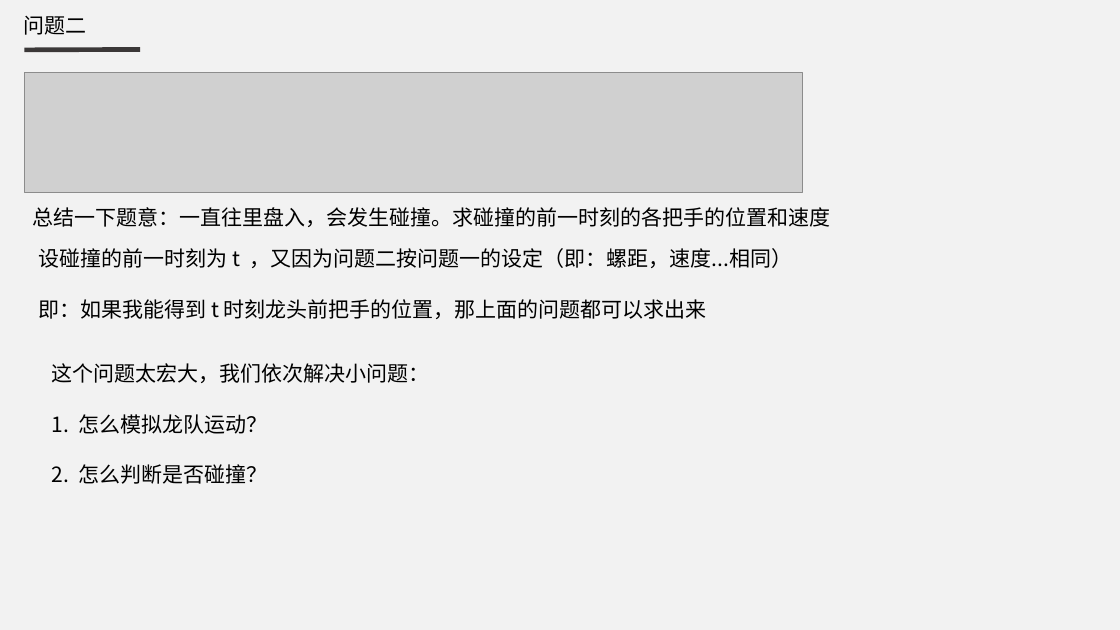
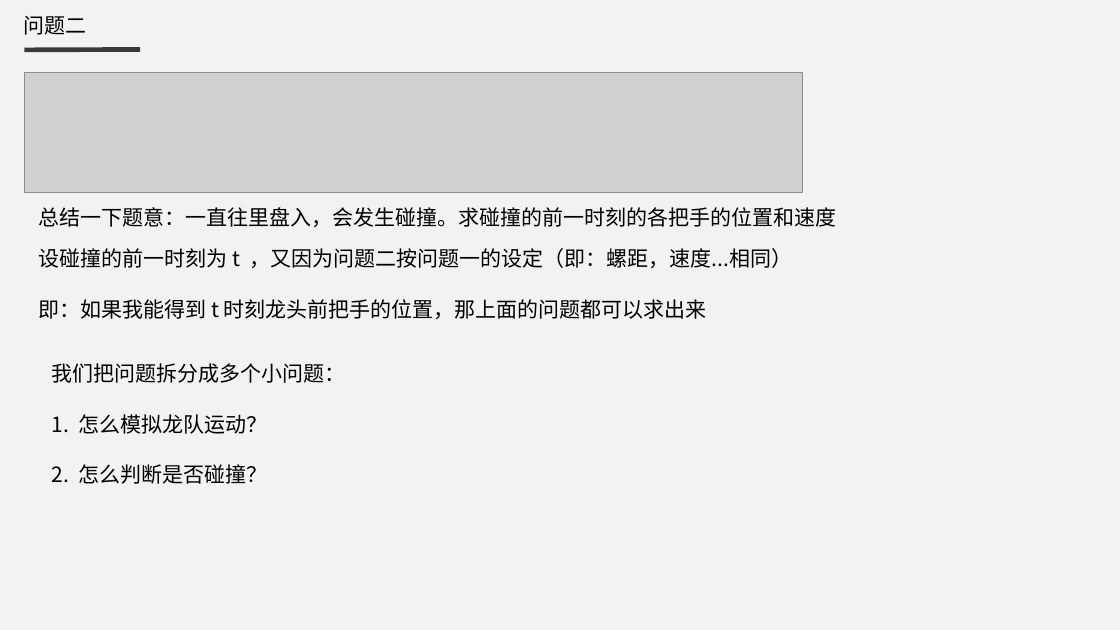
Before and after one commit to tanrun0/school_homework_code, a slide deck: slide 9 of 大数据导论/2024年国赛A题/2024国赛A题.pptx. Drawn at 1120x630 pixels with LibreOffice and Linux fonts; fonts in the diff are those of the drawing; grey boxes stand for pictures. Boxes give left, top, right and bottom in pixels: in the first picture for what was removed or moved away, otherwise in the second. Text is boxed around its words. In the diff, an @@ line names an element or a change of style, - is before the commit and + after.

```diff
--- a/大数据导论/2024年国赛A题/2024国赛A题.pptx
+++ b/大数据导论/2024年国赛A题/2024国赛A题.pptx
@@ text "总结一下题意：一直往里盘入，会发生碰撞。求碰撞的前一时刻的各把手的位置和速度": place and size @@
-text "总结一下题意：一直往里盘入，会发生碰撞。求碰撞的前一时刻的各把手的位置和速度" at (33, 207, 831, 227)
+text "总结一下题意：一直往里盘入，会发生碰撞。求碰撞的前一时刻的各把手的位置和速度" at (39, 207, 837, 227)
@@ text at (52, 363, 346, 383): text changed @@
-这个问题太宏大，我们依次解决小问题：
+我们把问题拆分成多个小问题：
```
Also in this commit, not shown: 9 other slides changed.
